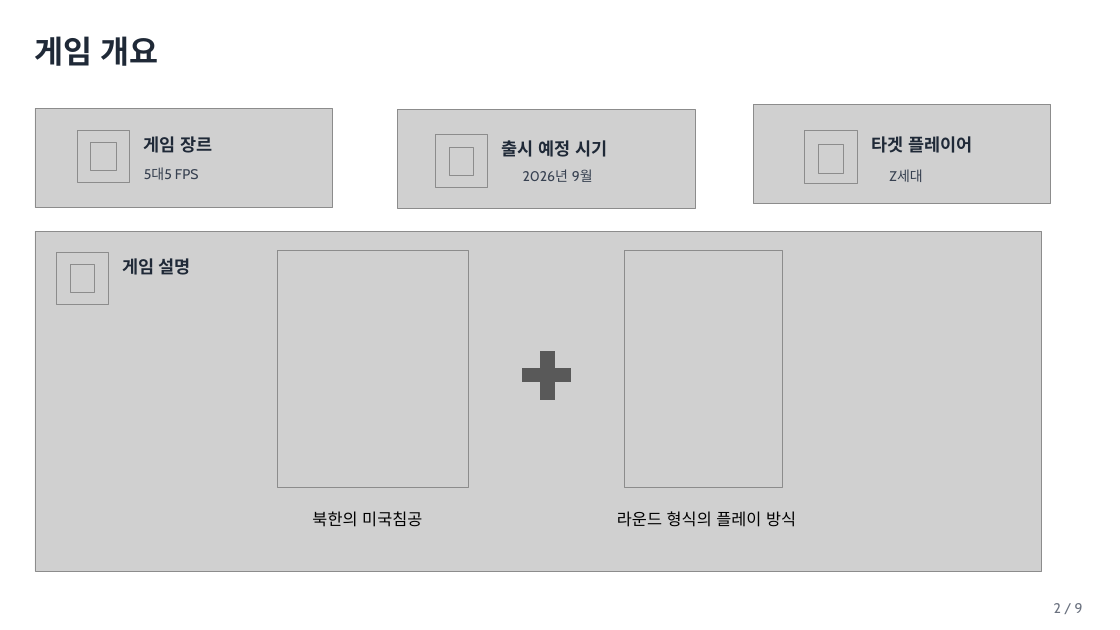
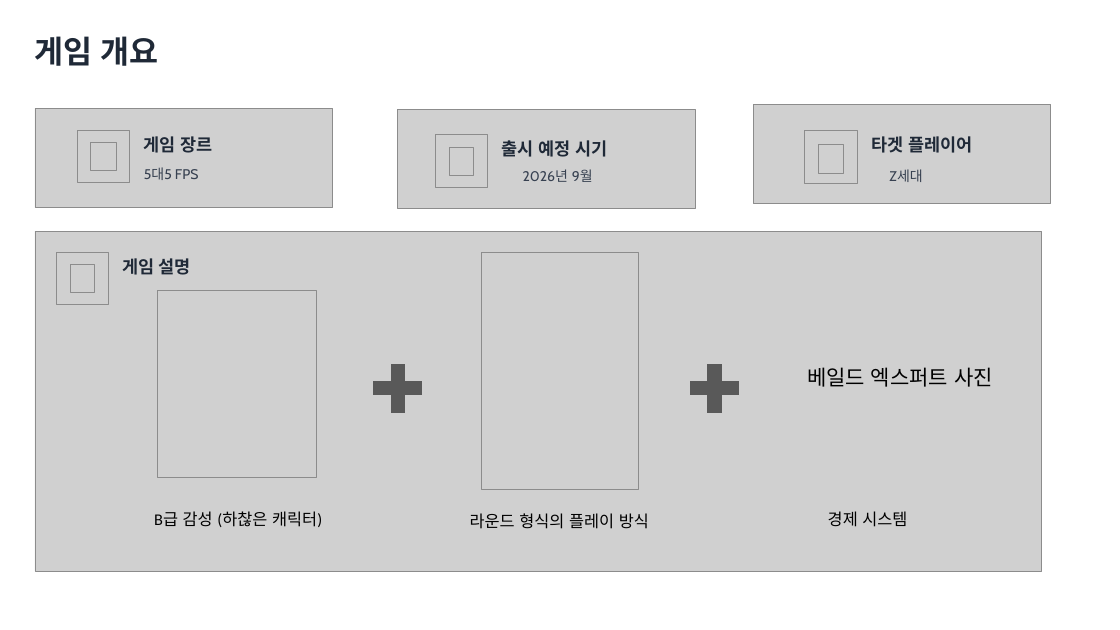
Before and after one commit to yunseo0129/2025_CapstoneGame, a slide deck: slide 7 of Design/종합설계기획.pptx (slide 2 before the commit). Drawn at 1120x630 pixels with LibreOffice and Linux fonts; fonts in the diff are those of the drawing; grey boxes stand for pictures; background and template pictures are left out. Boxes give left, top, right and bottom in pixels: in the first picture for what was removed or moved away, otherwise in the second. Text is boxed around its words. In the diff, an @@ line names an element or a change of style, - is before the commit and + after.

```diff
--- a/Design/종합설계기획.pptx
+++ b/Design/종합설계기획.pptx
@@ picture removed at (277, 250, 468, 487) @@
@@ picture: place and size @@
-picture at (625, 250, 783, 487)
+picture at (481, 253, 639, 490)
@@ picture added at (157, 291, 317, 477) @@
@@ rectangle: place and size @@
-rectangle at (523, 369, 571, 381)
+rectangle at (374, 382, 422, 395)
@@ rectangle: place and size @@
-rectangle at (541, 351, 554, 399)
+rectangle at (392, 365, 404, 413)
@@ rectangle added at (691, 382, 739, 395), fill #595959, outline #595959 1 pt @@
@@ rectangle added at (708, 365, 721, 413), fill #595959, outline #595959 1 pt @@
@@ text added at (807, 367, 993, 387), 18 pt, text #000000 @@
+베일드 엑스퍼트 사진
@@ text "라운드 형식의 플레이 방식": place and size @@
-text "라운드 형식의 플레이 방식" at (617, 511, 796, 527)
+text "라운드 형식의 플레이 방식" at (470, 513, 649, 529)
@@ text at (154, 511, 322, 527): text changed @@
-북한의 미국침공
+B급 감성 (하찮은 캐릭터)
@@ text added at (828, 511, 907, 527), 14 pt, text #000000 @@
+경제 시스템
@@ text removed at (1054, 603, 1083, 613) @@
-2 / 9
```
Also in this commit, not shown: 9 other slides changed, 5 slides added, 3 slides removed, 1 other file.
